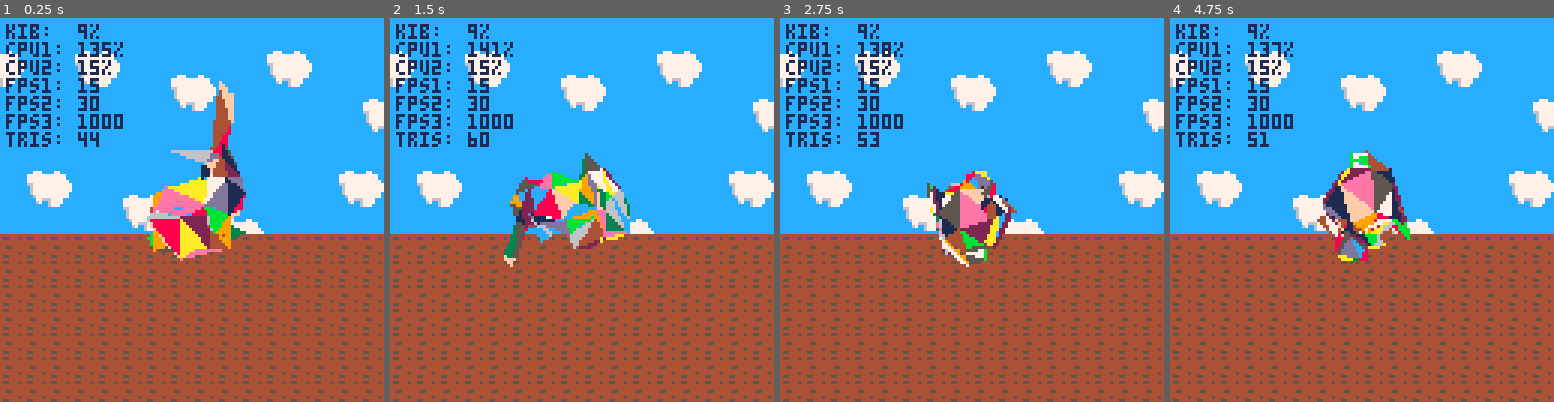
Above: before the commit, frames 1-4 (left to right).
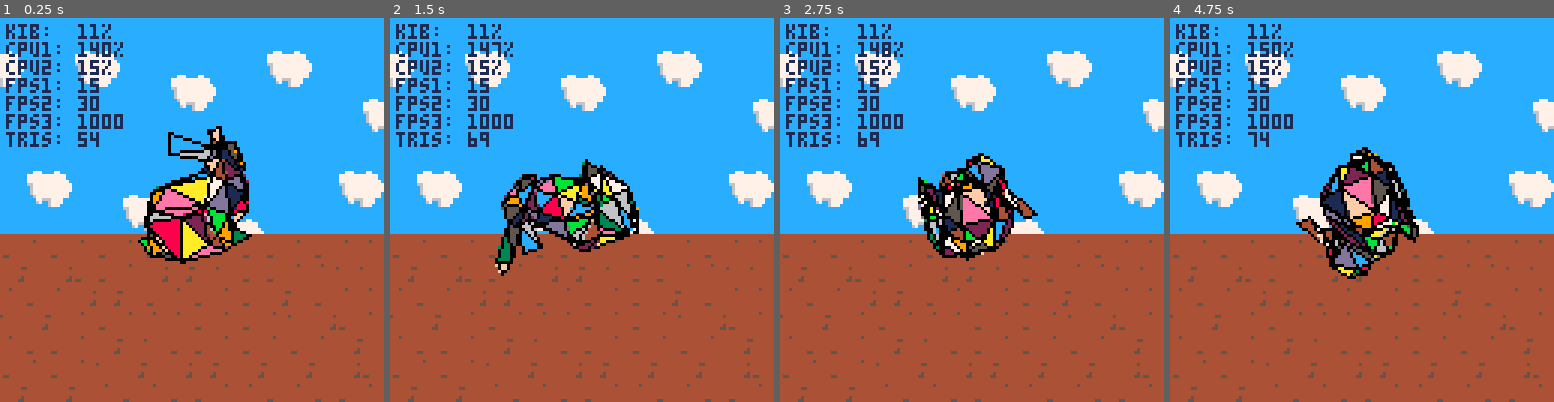
Above: after the commit, the same moments.

Repository: RicoP/picowiese
Game: PICO-8 cartridge 3d.p8
Same seed, same stepped clock (60 frames per second), same inputs: the game is played once before the commit and once after it.
Inputs:
- Up to frame 1 (0.25 s): no input
- Up to frame 2 (1.5 s): no input
- Up to frame 3 (2.75 s): no input
- Up to frame 4 (4.75 s): no input

The runs differ from the first frame. In frame 1, 10% of the frame differs, in the area x 0-100%, y 1-100%; in frame 2, 11%; in frame 3, 10%; in frame 4, 10%.

Commit message:
add arwing

Diff:
--- a/3d.p8
+++ b/3d.p8
@@ -4,7 +4,7 @@
 --globals
 local cnear = .1
 local cfar  = 100
-local cfov  = 60
+local cfov  = 50
 local frame = 0
 
 --graphics context
@@ -134,45 +134,6 @@
 end
 -->8
 --draw functions
-
---https://www.lexaloffle.com/bbs/?tid=2171
-fill_triz = function(a,b,c,col)
- color(col)
- if (b.y-a.y > 0) dx1=(b.x-a.x)/(b.y-a.y) else dx1=0;
- if (c.y-a.y > 0) dx2=(c.x-a.x)/(c.y-a.y) else dx2=0;
- if (c.y-b.y > 0) dx3=(c.x-b.x)/(c.y-b.y) else dx3=0;
- local e = {x=a.x, y=a.y};
- local s = {x=a.x, y=a.y}
- if (dx1 > dx2) then
-  while(s.y<=b.y) do
-   s.y+=1;
-   e.y+=1;
-   s.x+=dx2;
-   e.x+=dx1;
-   line(s.x,s.y,e.x,s.y);
-  end
-  e.x = b.x
-  e.y = b.y
-  while(s.y<=c.y) do
-   s.y+=1;
-   e.y+=1;
-   s.x+=dx2;
-   e.x+=dx3;
-   line(s.x,s.y,e.x,s.y);
-  end
- else
-  while(s.y<b.y)do
-   s.y+=1;e.y+=1;s.x+=dx1;e.x+=dx2;
-   line(s.x,s.y,e.x,e.y);
-  end
-  s.x=b.x
-  s.y=b.y
-  while(s.y<=c.y)do
-   s.y+=1;e.y+=1;s.x+=dx3;e.x+=dx2;
-   line(s.x,s.y,e.x,e.y);
-  end
- end
-end
 
 function draw_tri(tri, c)
  color(c)
@@ -250,7 +211,6 @@
 end
 
 function _draw()
- cls(0)
  map()
  --draw triangles
  --aspect is 128:128 == 1
@@ -299,9 +259,9 @@
   vec3_mul(trirotzx.p[3],trirotz.p[3],matrotx)
 
   local tri_trans=triangle(trirotzx.p)
-  tri_trans.p[1].z += 2
-  tri_trans.p[2].z += 2
-  tri_trans.p[3].z += 2
+  tri_trans.p[1].z += 8
+  tri_trans.p[2].z += 8
+  tri_trans.p[3].z += 8
 
   local l1 = {x=0,y=0,z=0}
   vec3_sub(l1, tri_trans.p[2],tri_trans.p[1])
@@ -338,7 +298,11 @@
   tri_proj.p[3].y *=64
 
   local col = 1 + i%15
+		gcx.fill = true
   draw_tri(tri_proj, col)
+
+		gcx.fill = false
+  draw_tri(tri_proj, 0)
 
 		tris_drawn += 1
   ::draw_tri_end::
@@ -358,10 +322,19 @@
 -->8
 ---------------------
 --#include cube.lua
---#include ball.lua
+#include ball.lua
 --#include ship.lua
+--#include arwing.lua
 #include bunny.lua
 ---------------------
+…(8 lines of a section not shown)…
 
 
 
@@ -527,12 +500,13 @@
 1102031111111111111111111111020300000000000000000000000000000000000000000000000000000000000000000000000000000000000000000000000000000000000000000000000000000000000000000000000000000000000000000000000000000000000000000000000000000000000000000000000000000000
 1112131111020311111111111111121300000000000000000000000000000000000000000000000000000000000000000000000000000000000000000000000000000000000000000000000000000000000000000000000000000000000000000000000000000000000000000000000000000000000000000000000000000000
 1111111111121311110203111111111100000000000000000000000000000000000000000000000000000000000000000000000000000000000000000000000000000000000000000000000000000000000000000000000000000000000000000000000000000000000000000000000000000000000000000000000000000000
-2121212121212121212121212121212100000000000000000000000000000000000000000000000000000000000000000000000000000000000000000000000000000000000000000000000000000000000000000000000000000000000000000000000000000000000000000000000000000000000000000000000000000000
-2121212121212121212121212121212100000000000000000000000000000000000000000000000000000000000000000000000000000000000000000000000000000000000000000000000000000000000000000000000000000000000000000000000000000000000000000000000000000000000000000000000000000000
-2121212121212121212121212121212100000000000000000000000000000000000000000000000000000000000000000000000000000000000000000000000000000000000000000000000000000000000000000000000000000000000000000000000000000000000000000000000000000000000000000000000000000000
-2121212121212121212121212121212100000000000000000000000000000000000000000000000000000000000000000000000000000000000000000000000000000000000000000000000000000000000000000000000000000000000000000000000000000000000000000000000000000000000000000000000000000000
-2121212121212121212121212121212100000000000000000000000000000000000000000000000000000000000000000000000000000000000000000000000000000000000000000000000000000000000000000000000000000000000000000000000000000000000000000000000000000000000000000000000000000000
-2121212121212121212121212121212100000000000000000000000000000000000000000000000000000000000000000000000000000000000000000000000000000000000000000000000000000000000000000000000000000000000000000000000000000000000000000000000000000000000000000000000000000000
-2121212121212121212121212121212100000000000000000000000000000000000000000000000000000000000000000000000000000000000000000000000000000000000000000000000000000000000000000000000000000000000000000000000000000000000000000000000000000000000000000000000000000000
-2121212121212121212121212121212100000000000000000000000000000000000000000000000000000000000000000000000000000000000000000000000000000000000000000000000000000000000000000000000000000000000000000000000000000000000000000000000000000000000000000000000000000000
-2121212121212121212121212121212100000000000000000000000000000000000000000000000000000000000000000000000000000000000000000000000000000000000000000000000000000000000000000000000000000000000000000000000000000000000000000000000000000000000000000000000000000000
+2122212221222121222221212221222200000000000000000000000000000000000000000000000000000000000000000000000000000000000000000000000000000000000000000000000000000000000000000000000000000000000000000000000000000000000000000000000000000000000000000000000000000000
+3132312121223131323221212222323200000000000000000000000000000000000000000000000000000000000000000000000000000000000000000000000000000000000000000000000000000000000000000000000000000000000000000000000000000000000000000000000000000000000000000000000000000000
+2221223131322122212221313221222200000000000000000000000000000000000000000000000000000000000000000000000000000000000000000000000000000000000000000000000000000000000000000000000000000000000000000000000000000000000000000000000000000000000000000000000000000000
+3231322221222222212221223231212200000000000000000000000000000000000000000000000000000000000000000000000000000000000000000000000000000000000000000000000000000000000000000000000000000000000000000000000000000000000000000000000000000000000000000000000000000000
+2221212231323221212221222122313200000000000000000000000000000000000000000000000000000000000000000000000000000000000000000000000000000000000000000000000000000000000000000000000000000000000000000000000000000000000000000000000000000000000000000000000000000000
+2122212232313231313231323132312122000000000000000000000000000000000000000000000000000000000000000000000000000000000000000000000000000000000000000000000000000000000000000000000000000000000000000000000000000000000000000000000000000000000000000000000000000000
+3132313222212221212222212221212232000000000000000000000000000000000000000000000000000000000000000000000000000000000000000000000000000000000000000000000000000000000000000000000000000000000000000000000000000000000000000000000000000000000000000000000000000000
+2122212122223231313232212231313200000000000000000000000000000000000000000000000000000000000000000000000000000000000000000000000000000000000000000000000000000000000000000000000000000000000000000000000000000000000000000000000000000000000000000000000000000000
+3132313132323221222122313221212100000000000000000000000000000000000000000000000000000000000000000000000000000000000000000000000000000000000000000000000000000000000000000000000000000000000000000000000000000000000000000000000000000000000000000000000000000000
+0000313232000031323132313200000000000000000000000000000000000000000000000000000000000000000000000000000000000000000000000000000000000000000000000000000000000000000000000000000000000000000000000000000000000000000000000000000000000000000000000000000000000000
--- /dev/null
+++ b/arwing.lua
@@ -0,0 +1,55 @@
+--autogenerated arwing
+arwing_mesh = {
+ tris = {
+  triangle({vec3d(-0.008099,3.720333,0.443389), vec3d(-0.007917,3.720333,0.44283), vec3d(-0.008392,3.720332,0.442484)}),
+  triangle({vec3d(-0.469373,-0.32542,0.267841), vec3d(-0.384711,-0.32542,0.600378), vec3d(-0.475528,-0.325421,0.268081)}),
+  triangle({vec3d(0,-1.124962,0.648347), vec3d(-0.293893,-0.325421,0.812955), vec3d(-0.384711,-0.32542,0.600378)}),
+  triangle({vec3d(0,-1.124962,0.648347), vec3d(0.293892,-0.325421,0.812956), vec3d(0,-0.325421,0.812956)}),
+  triangle({vec3d(0.38471,-0.32542,0.600378), vec3d(0.469374,-0.325421,0.267841), vec3d(0.475528,-0.325421,0.268081)}),
+  triangle({vec3d(0.475528,-0.325421,0.268081), vec3d(0.469374,-0.325421,0.267841), vec3d(0,0,0)}),
+  triangle({vec3d(0.38471,-0.32542,0.600378), vec3d(0.475528,-0.325421,0.268081), vec3d(-0.007917,3.720333,0.44283)}),
+  triangle({vec3d(0,-0.325421,0.812956), vec3d(0.293892,-0.325421,0.812956), vec3d(-0.008099,3.720333,0.443389)}),
+  triangle({vec3d(-0.384711,-0.32542,0.600378), vec3d(-0.293893,-0.325421,0.812955), vec3d(-0.008687,3.720333,0.443389)}),
+  triangle({vec3d(0,0,0), vec3d(-0.475528,-0.325421,0.268081), vec3d(-0.008869,3.720333,0.44283)}),
+  triangle({vec3d(-0.469373,-0.32542,0.267841), vec3d(0,0,0), vec3d(0.469374,-0.325421,0.267841)}),
+  triangle({vec3d(0,-0.504066,0.547497), vec3d(-0.469373,-0.32542,0.267841), vec3d(-0.248007,-0.036713,0.325081)}),
+  triangle({vec3d(0.469374,-0.325421,0.267841), vec3d(0,-0.504066,0.547497), vec3d(0.248007,-0.036713,0.325081)}),
+  triangle({vec3d(-0.469373,-0.32542,0.267841), vec3d(0.248007,-0.036713,0.325081), vec3d(-0.248007,-0.036713,0.325081)}),
+  triangle({vec3d(-0.008392,3.720332,0.442484), vec3d(-0.008869,3.720333,0.44283), vec3d(-0.008687,3.720333,0.443389)}),
+  triangle({vec3d(-0.008687,3.720333,0.443389), vec3d(-0.008099,3.720333,0.443389), vec3d(-0.008392,3.720332,0.442484)}),
+  triangle({vec3d(-0.469373,-0.32542,0.267841), vec3d(0,-1.124962,0.648347), vec3d(-0.384711,-0.32542,0.600378)}),
+  triangle({vec3d(0,-1.124962,0.648347), vec3d(0,-0.325421,0.812956), vec3d(-0.293893,-0.325421,0.812955)}),
+  triangle({vec3d(0,-1.124962,0.648347), vec3d(0.38471,-0.32542,0.600378), vec3d(0.293892,-0.325421,0.812956)}),
+  triangle({vec3d(0.38471,-0.32542,0.600378), vec3d(0,-1.124962,0.648347), vec3d(0.469374,-0.325421,0.267841)}),
+  triangle({vec3d(-0.008392,3.720332,0.442484), vec3d(-0.007917,3.720333,0.44283), vec3d(0,0,0)}),
+  triangle({vec3d(-0.007917,3.720333,0.44283), vec3d(0.475528,-0.325421,0.268081), vec3d(0,0,0)}),
+  triangle({vec3d(-0.007917,3.720333,0.44283), vec3d(-0.008099,3.720333,0.443389), vec3d(0.293892,-0.325421,0.812956)}),
+  triangle({vec3d(0.293892,-0.325421,0.812956), vec3d(0.38471,-0.32542,0.600378), vec3d(-0.007917,3.720333,0.44283)}),
+  triangle({vec3d(-0.008099,3.720333,0.443389), vec3d(-0.008687,3.720333,0.443389), vec3d(0,-0.325421,0.812956)}),
+  triangle({vec3d(-0.008687,3.720333,0.443389), vec3d(-0.293893,-0.325421,0.812955), vec3d(0,-0.325421,0.812956)}),
+  triangle({vec3d(-0.008687,3.720333,0.443389), vec3d(-0.008869,3.720333,0.44283), vec3d(-0.384711,-0.32542,0.600378)}),
+  triangle({vec3d(-0.008869,3.720333,0.44283), vec3d(-0.475528,-0.325421,0.268081), vec3d(-0.384711,-0.32542,0.600378)}),
+  triangle({vec3d(-0.008869,3.720333,0.44283), vec3d(-0.008392,3.720332,0.442484), vec3d(0,0,0)}),
+  triangle({vec3d(0,0,0), vec3d(-0.469373,-0.32542,0.267841), vec3d(-0.475528,-0.325421,0.268081)}),
+  triangle({vec3d(0,-0.504066,0.547497), vec3d(0,-1.124962,0.648347), vec3d(-0.469373,-0.32542,0.267841)}),
+  triangle({vec3d(0.469374,-0.325421,0.267841), vec3d(0,-1.124962,0.648347), vec3d(0,-0.504066,0.547497)}),
+  triangle({vec3d(-0.469373,-0.32542,0.267841), vec3d(0.469374,-0.325421,0.267841), vec3d(0.248007,-0.036713,0.325081)}),
+  triangle({vec3d(0.248007,-0.036713,0.325081), vec3d(0,-0.504066,0.547497), vec3d(-0.248007,-0.036713,0.325081)}),
+  triangle({vec3d(-0.714348,0.50556,0.709155), vec3d(-1.005713,-0.080342,0.258933), vec3d(-1.074676,-1.057914,1.935339)}),
+  triangle({vec3d(-1.005713,-0.080342,0.258933), vec3d(-0.422982,-0.080342,0.258933), vec3d(-1.074676,-1.057914,1.935339)}),
+  triangle({vec3d(-0.422982,-0.080342,0.258933), vec3d(-0.714348,0.50556,0.709155), vec3d(-1.074676,-1.057914,1.935339)}),
+  triangle({vec3d(-0.714348,0.50556,0.709155), vec3d(-0.422982,-0.080342,0.258933), vec3d(-1.005713,-0.080342,0.258933)}),
+  triangle({vec3d(-0.715432,-0.256755,-0.033623), vec3d(-0.427566,-0.079142,0.279339), vec3d(-2.847888,-3.587392,-0.009833)}),
+  triangle({vec3d(-0.427566,-0.079142,0.279339), vec3d(-1.0033,-0.079143,0.279339), vec3d(-2.847888,-3.587392,-0.009833)}),
+  triangle({vec3d(-1.0033,-0.079143,0.279339), vec3d(-0.715432,-0.256755,-0.033623), vec3d(-2.847888,-3.587392,-0.009833)}),
+  triangle({vec3d(-0.715432,-0.256755,-0.033623), vec3d(-1.0033,-0.079143,0.279339), vec3d(-0.427566,-0.079142,0.279339)}),
+  triangle({vec3d(1.075742,-1.057909,1.935349), vec3d(1.006779,-0.080337,0.258945), vec3d(0.715414,0.505565,0.709166)}),
+  triangle({vec3d(1.075742,-1.057909,1.935349), vec3d(0.424048,-0.080336,0.258945), vec3d(1.006779,-0.080337,0.258945)}),
+  triangle({vec3d(1.075742,-1.057909,1.935349), vec3d(0.715414,0.505565,0.709166), vec3d(0.424048,-0.080336,0.258945)}),
+  triangle({vec3d(1.006779,-0.080337,0.258945), vec3d(0.424048,-0.080336,0.258945), vec3d(0.715414,0.505565,0.709166)}),
+  triangle({vec3d(2.856847,-3.587392,-0.009833), vec3d(0.436524,-0.079142,0.279339), vec3d(0.724391,-0.256755,-0.033623)}),
+  triangle({vec3d(2.856847,-3.587392,-0.009833), vec3d(1.012259,-0.079143,0.279339), vec3d(0.436524,-0.079142,0.279339)}),
+  triangle({vec3d(2.856847,-3.587392,-0.009833), vec3d(0.724391,-0.256755,-0.033623), vec3d(1.012259,-0.079143,0.279339)}),
+  triangle({vec3d(0.436524,-0.079142,0.279339), vec3d(1.012259,-0.079143,0.279339), vec3d(0.724391,-0.256755,-0.033623)})
+ }
+}
Not shown, changed: 24 lines of the sprite sheet (__gfx__) section of 3d.p8
Not shown, added: arwing.obj
